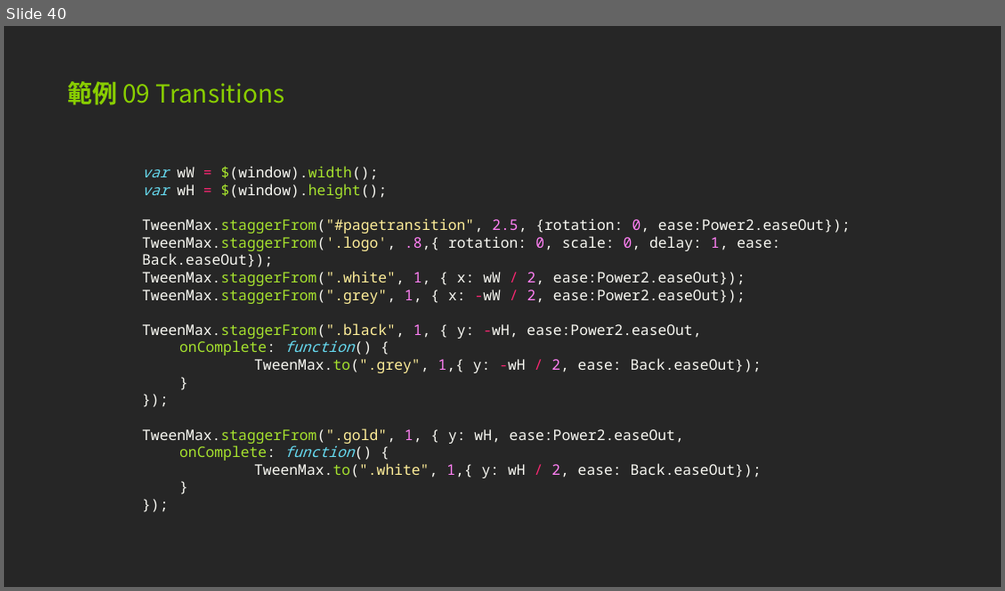
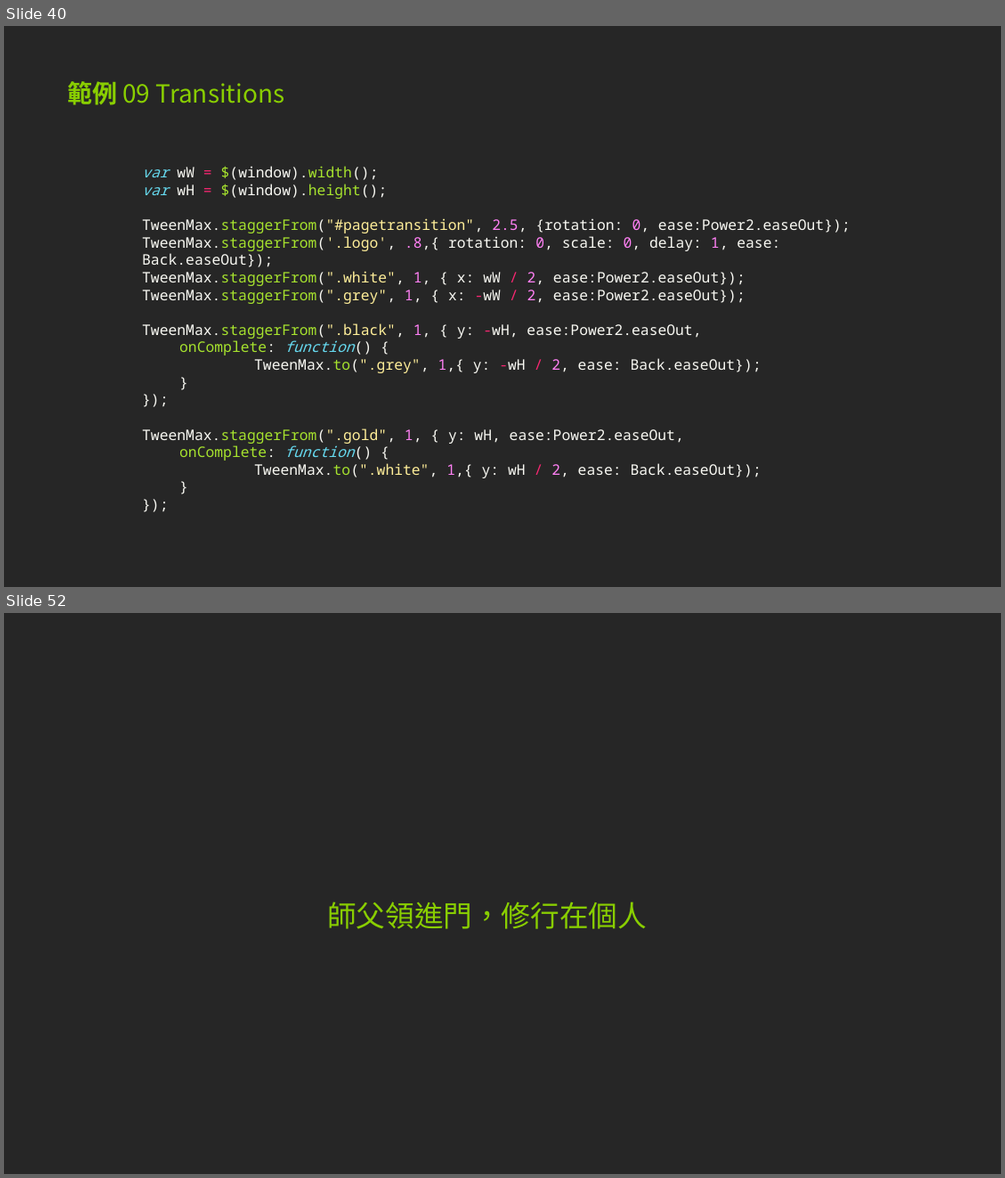
Before and after one commit to pgkusn/TweenMax_course_example, a slide deck: JavaScript ＆ TweenMax 動態特效速成實戰.pptx. Shown one above the other, each under a label of ours: slide 40 before the commit, slides 40 and 52 after it; the slides between them are not shown. The pictures are 1005x591 and 1005x1178 pixels, drawn with LibreOffice and Linux fonts; fonts in the diff are those of the drawing. Boxes give left, top, right and bottom in pixels: in the first picture for what was removed or moved away, otherwise in the second. Text is boxed around its words. In the diff, an @@ line names an element or a change of style, - is before the commit and + after.

```diff
--- a/JavaScript ＆ TweenMax 動態特效速成實戰.pptx
+++ b/JavaScript ＆ TweenMax 動態特效速成實戰.pptx
@@ slide 52 added at box(4, 613, 1001, 1174), background #262626 @@
@@ title added at box(327, 901, 647, 929), 28 pt, text #89CE01 @@
+師父領進門，修行在個人
```
Also in this commit, not shown: 13 other slides added.
